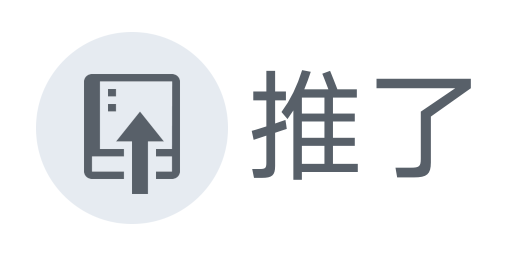
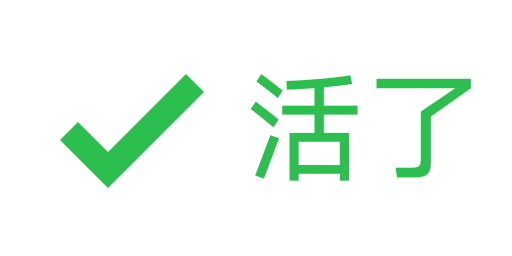
Layer changes from the first 512×256 image to the second:
added layer "活了" above "炸了" over [250, 74, 471, 181]
hid "推了" over [251, 70, 471, 180]
added layer "check-passed.png" above "check-failed.png" over [60, 74, 204, 188]
hid "pushed.png" over [36, 32, 228, 224]
